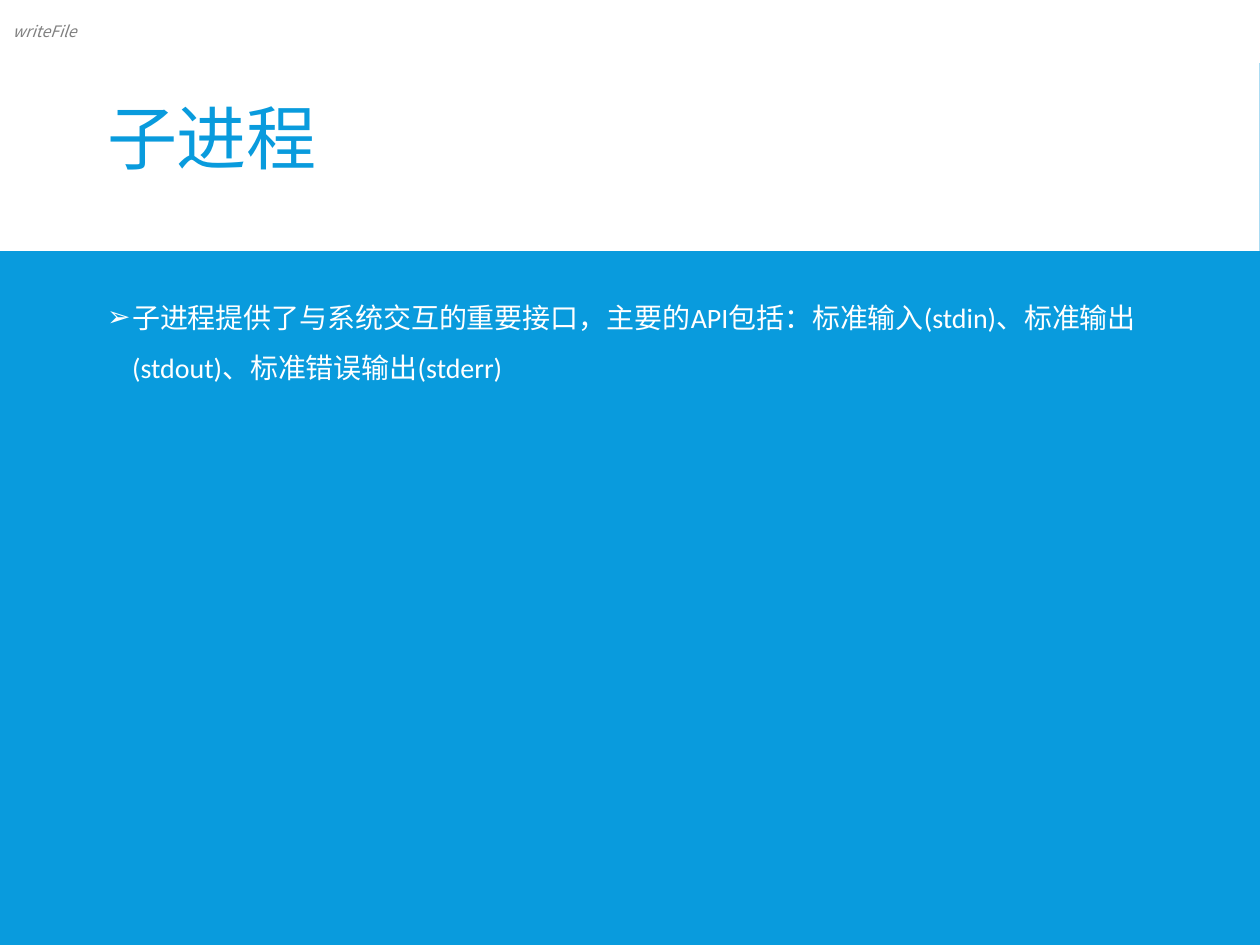
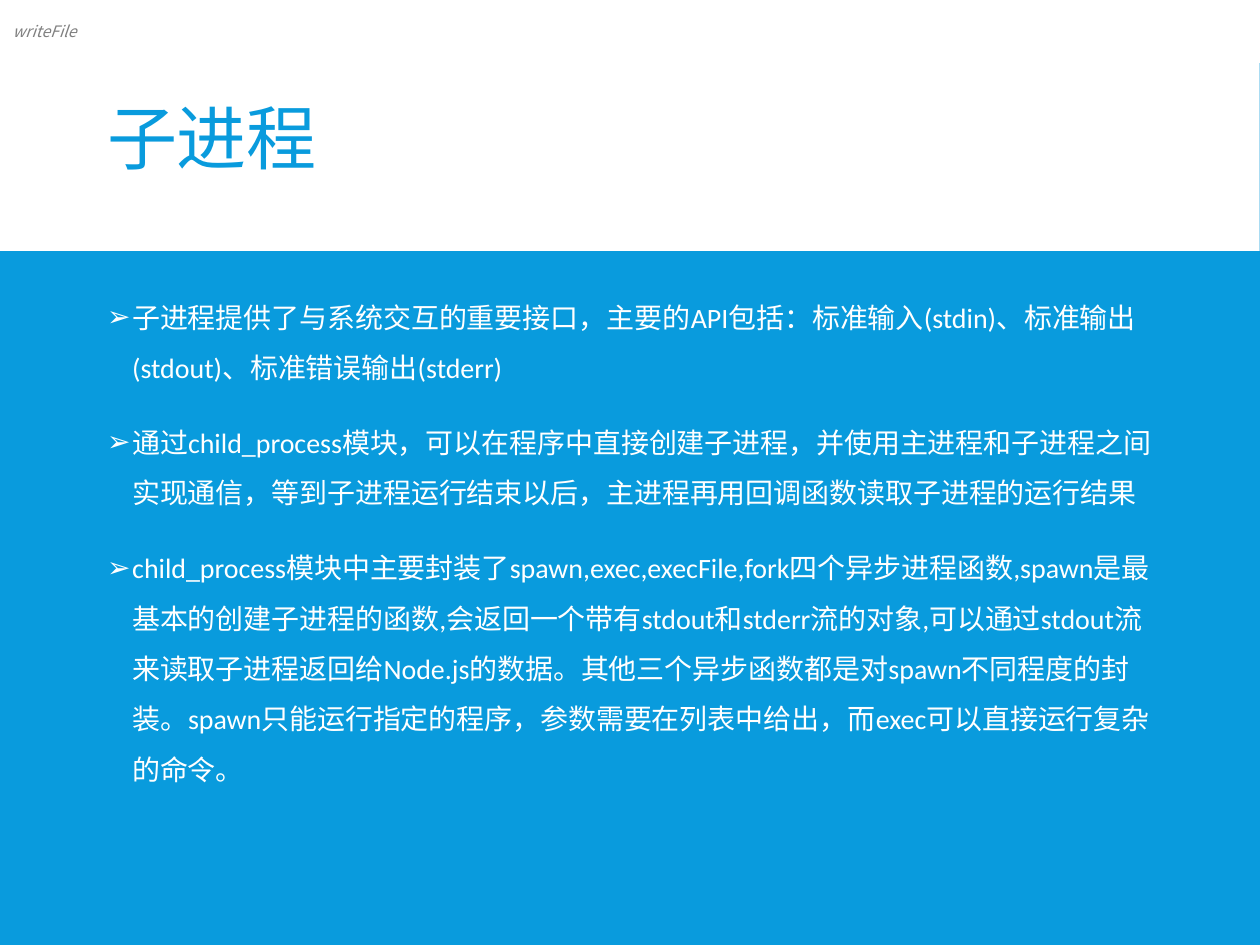
Before and after one commit to xiayu1986/webLearn, a slide deck: slide 4 of mix/技术分享/deep.pptx. Drawn at 1260x945 pixels with LibreOffice and Linux fonts; fonts in the diff are those of the drawing. Boxes give left, top, right and bottom in pixels: in the first picture for what was removed or moved away, otherwise in the second. Text is boxed around its words. In the diff, an @@ line names an element or a change of style, - is before the commit and + after.

```diff
--- a/mix/技术分享/deep.pptx
+++ b/mix/技术分享/deep.pptx
@@ text at bbox=[132, 429, 1151, 783]: paragraphs added @@
+➢ 通过child_process模块，可以在程序中直接创建子进程，并使用主进程和子进程之间实现通信，等到子进程运行结束以后，主进程再用回调函数读取子进程的运行结果
+➢ child_process模块中主要封装了spawn,exec,execFile,fork四个异步进程函数,spawn是最基本的创建子进程的函数,会返回一个带有stdout和stderr流的对象,可以通过stdout流来读取子进程返回给Node.js的数据。其他三个异步函数都是对spawn不同程度的封装。spawn只能运行指定的程序，参数需要在列表中给出，而exec可以直接运行复杂的命令。
```
Also in this commit, not shown: 2 other slides changed.
